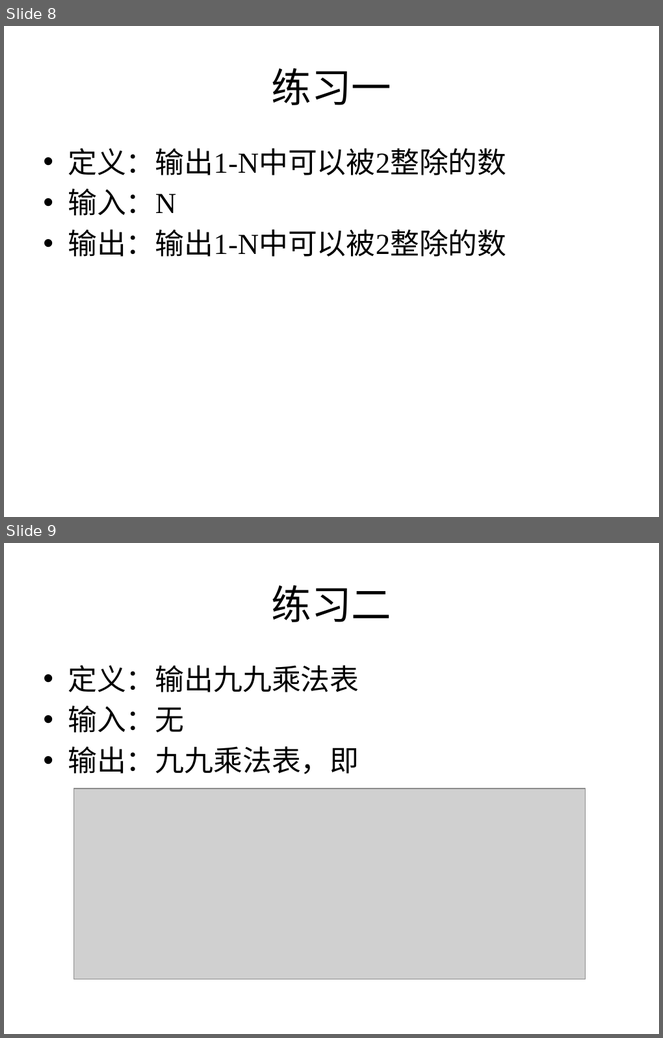
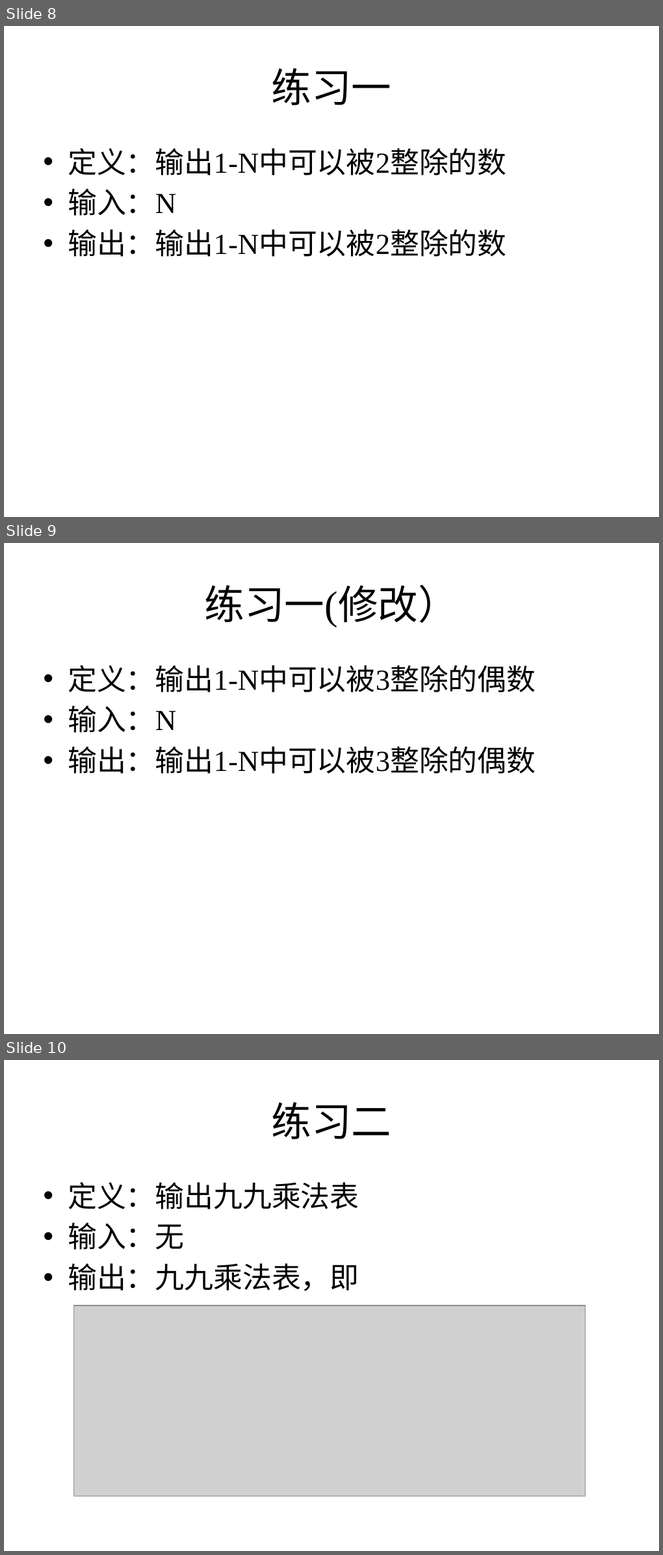
Before and after one commit to zhutao2015/JavaCourse, a slide deck: lesson2/object.pptx. Shown one above the other, each under a label of ours: slides 8 and 9 before the commit, slides 8, 9 and 10 after it. The pictures are 663x1038 and 663x1555 pixels, drawn with LibreOffice and Linux fonts; fonts in the diff are those of the drawing; grey boxes stand for pictures. Boxes give left, top, right and bottom in pixels: in the first picture for what was removed or moved away, otherwise in the second. Text is boxed around its words. In the diff, an @@ line names an element or a change of style, - is before the commit and + after.

Commit message:
update ppt

```diff
--- a/lesson2/object.pptx
+++ b/lesson2/object.pptx
@@ slide 9 added at (4,543,659,1034), background #FFFFFF @@
@@ title added at (205,585,458,627), 44 pt, text #000000 @@
+练习一(修改）
@@ text added at (68,665,536,774), 32 pt, text #000000 @@
+• 定义：输出1-N中可以被3整除的偶数
+• 输入：N
+• 输出：输出1-N中可以被3整除的偶数
@@ what was slide 9 is now slide 10 @@
```
